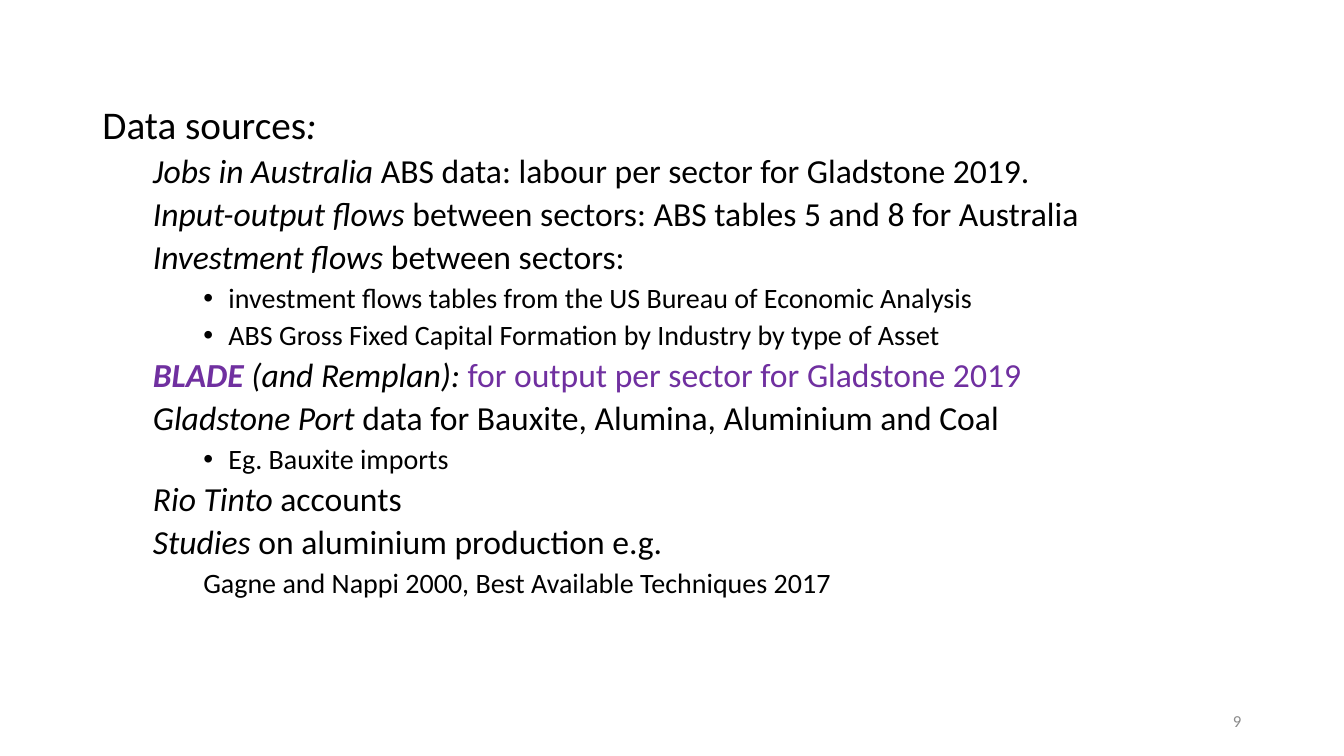
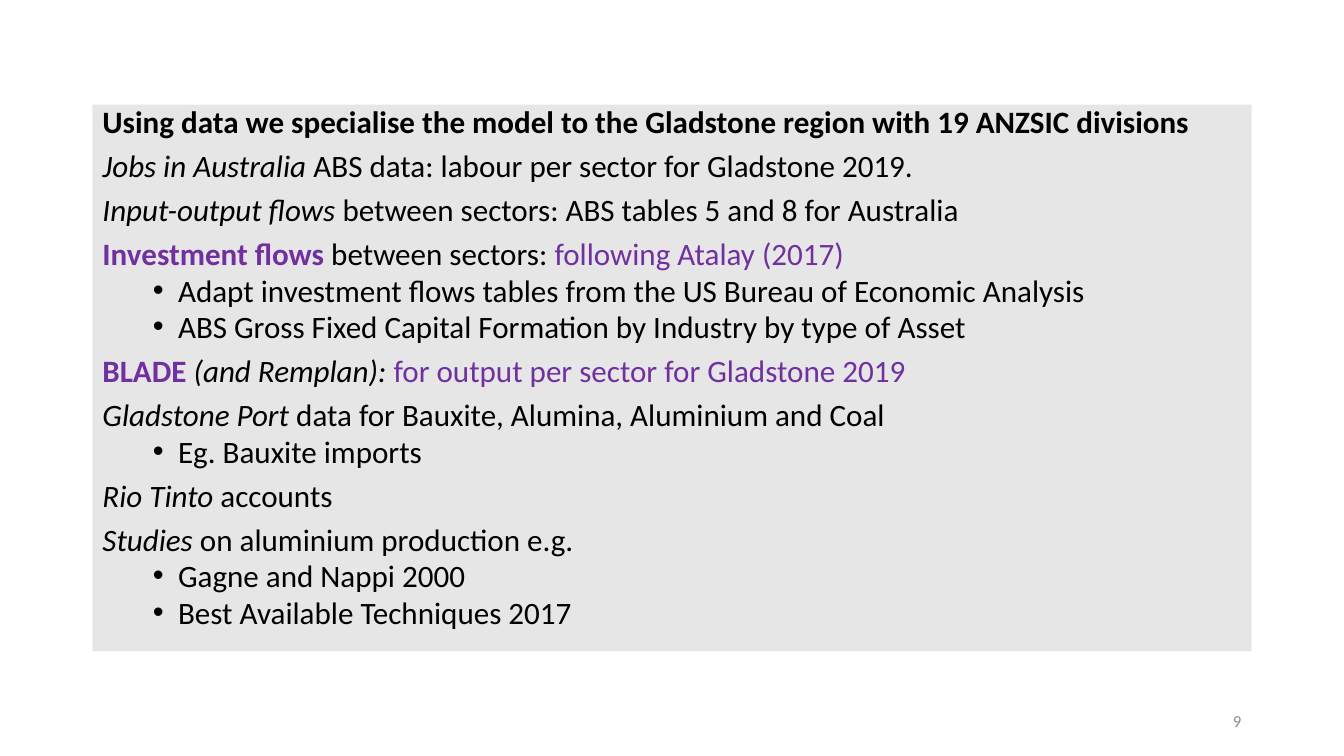
Before and after one commit to patrickocal/gladstone, a slide deck: slide 9 of powerpoint/glad-slides.pptx. Drawn at 1344x756 pixels with LibreOffice and Linux fonts; fonts in the diff are those of the drawing. Boxes give left, top, right and bottom in pixels: in the first picture for what was removed or moved away, otherwise in the second. Text is boxed around its words. In the diff, an @@ line names an element or a change of style, - is before the commit and + after.

```diff
--- a/powerpoint/glad-slides.pptx
+++ b/powerpoint/glad-slides.pptx
@@ text "Using data we specialise the ...": place and size @@
-text "Using data we specialise the ..." at (102, 114, 1079, 598)
+text "Using data we specialise the ..." at (93, 105, 1252, 651)
@@ text "Using data we specialise the ..." at (93, 105, 1252, 651): fill none to #E7E6E6 @@
@@ text at (102, 111, 1188, 139): text changed; size 28 to 22.2 pt; bold on @@
-Data sources:
+Using data we specialise the model to the Gladstone region with 19 ANZSIC divisions
@@ text at (102, 155, 966, 557): size 24 to 22.2 pt in "Jobs in Australia ABS data: labour per ...", "Input-output flows between sectors: ABS tables 5 ...", "BLADE (and Remplan): for output per sector ...", "Gladstone Port data for Bauxite, Alumina, Aluminium ..." and 2 more places; size 20 to 22.2 pt in "ABS Gross Fixed Capital Formation by Industry ...", "Eg. Bauxite imports"; italic off in "BLADE"; list level 2 to 1 in "Jobs in Australia ABS data: ..."; line spacing 0.9 to 0.8; list level 2 to 1 in "Input-output flows between sectors: ABS ..."; list level 3 to 2 in "ABS Gross Fixed Capital Formation ..."; list level 2 to 1 in "BLADE (and Remplan): for output ..."; list level 2 to 1 in "Gladstone Port data for Bauxite, ..."; list level 3 to 2 in "Eg. Bauxite imports"; list level 2 to 1 in "Rio Tinto accounts"; list level 2 to 1 in "Studies on aluminium production e.g." @@
@@ text at (102, 242, 1084, 307): text changed; size 20 to 22.2 pt @@
-  Investment flows between sectors:
-    • investment flows tables from the US Bureau of Economic Analysis
+Investment flows between sectors: following Atalay (2017)
+  • Adapt investment flows tables from the US Bureau of Economic Analysis
@@ text at (178, 565, 571, 629): text changed; size 20 to 22.2 pt @@
-    Gagne and Nappi 2000, Best Available Techniques 2017
+  • Gagne and Nappi 2000
+  • Best Available Techniques 2017
```
Also in this commit, not shown: 12 other slides changed, 2 other files.
